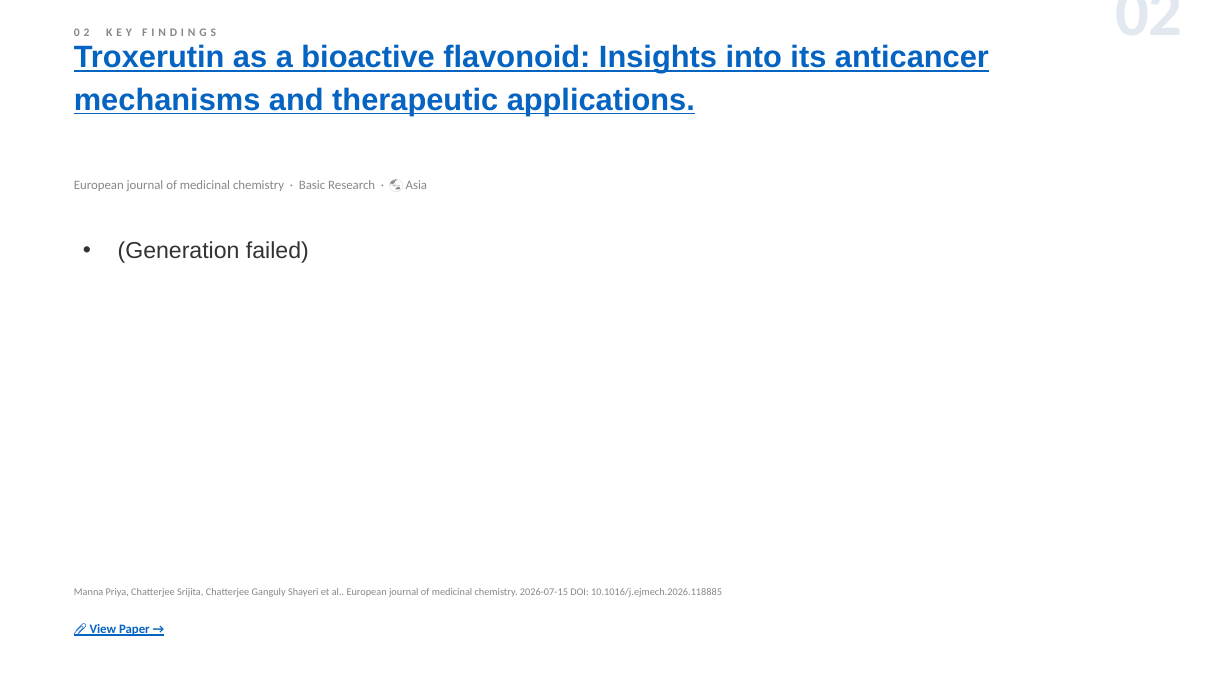
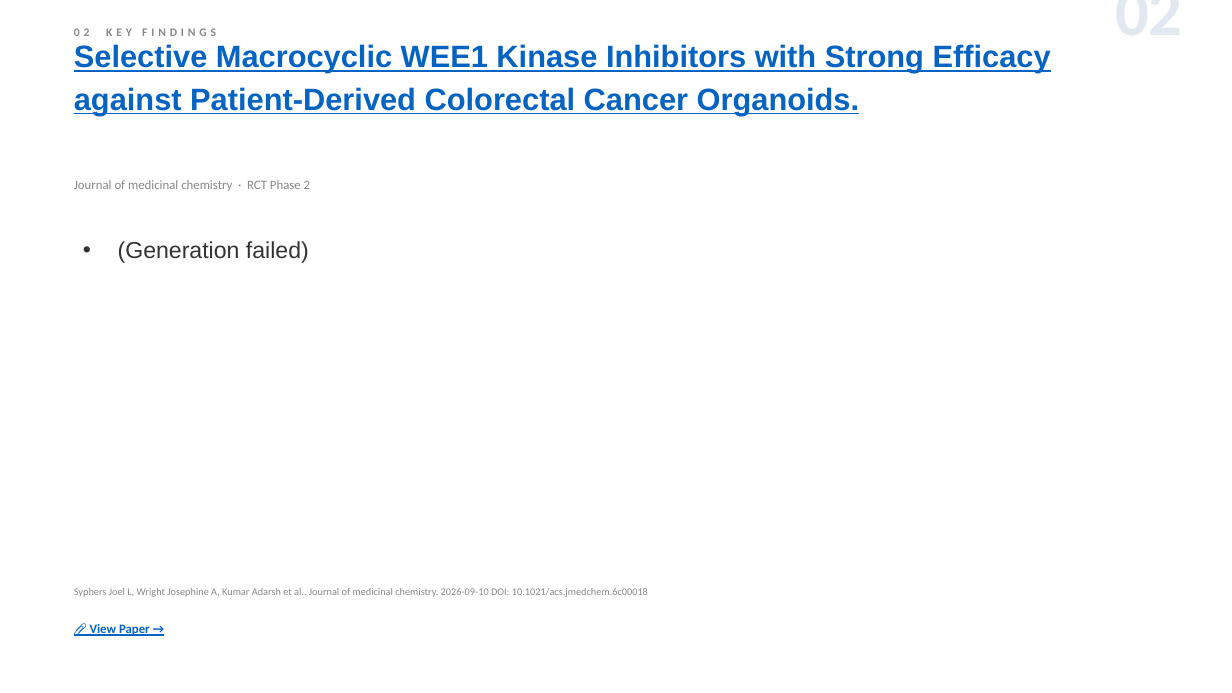
Before and after one commit to jejenhu-maker/colorectal-weekly-digest, a slide deck: slide 4 of docs/digest-en.pptx. Drawn at 1232x693 pixels with LibreOffice and Linux fonts; fonts in the diff are those of the drawing. Boxes give left, top, right and bottom in pixels: in the first picture for what was removed or moved away, otherwise in the second. Text is boxed around its words. In the diff, an @@ line names an element or a change of style, - is before the commit and + after.

```diff
--- a/docs/digest-en.pptx
+++ b/docs/digest-en.pptx
@@ text at <box>74,44,1051,115</box>: text changed @@
-Troxerutin as a bioactive flavonoid: Insights into its anticancer mechanisms and therapeutic applications.
+Selective Macrocyclic WEE1 Kinase Inhibitors with Strong Efficacy against Patient-Derived Colorectal Cancer Organoids.
@@ text at <box>74,180,310,191</box>: text changed @@
-European journal of medicinal chemistry · Basic Research · 🌏 Asia
+Journal of medicinal chemistry · RCT Phase 2
@@ text at <box>74,588,648,597</box>: text changed @@
-Manna Priya, Chatterjee Srijita, Chatterjee Ganguly Shayeri et al.. European journal of medicinal chemistry. 2026-07-15 DOI: 10.1016/j.ejmech.2026.118885
+Syphers Joel L, Wright Josephine A, Kumar Adarsh et al.. Journal of medicinal chemistry. 2026-09-10 DOI: 10.1021/acs.jmedchem.6c00018
```
Also in this commit, not shown: 10 other slides changed, 1 slide added, 1 slide removed, 2 other files.
